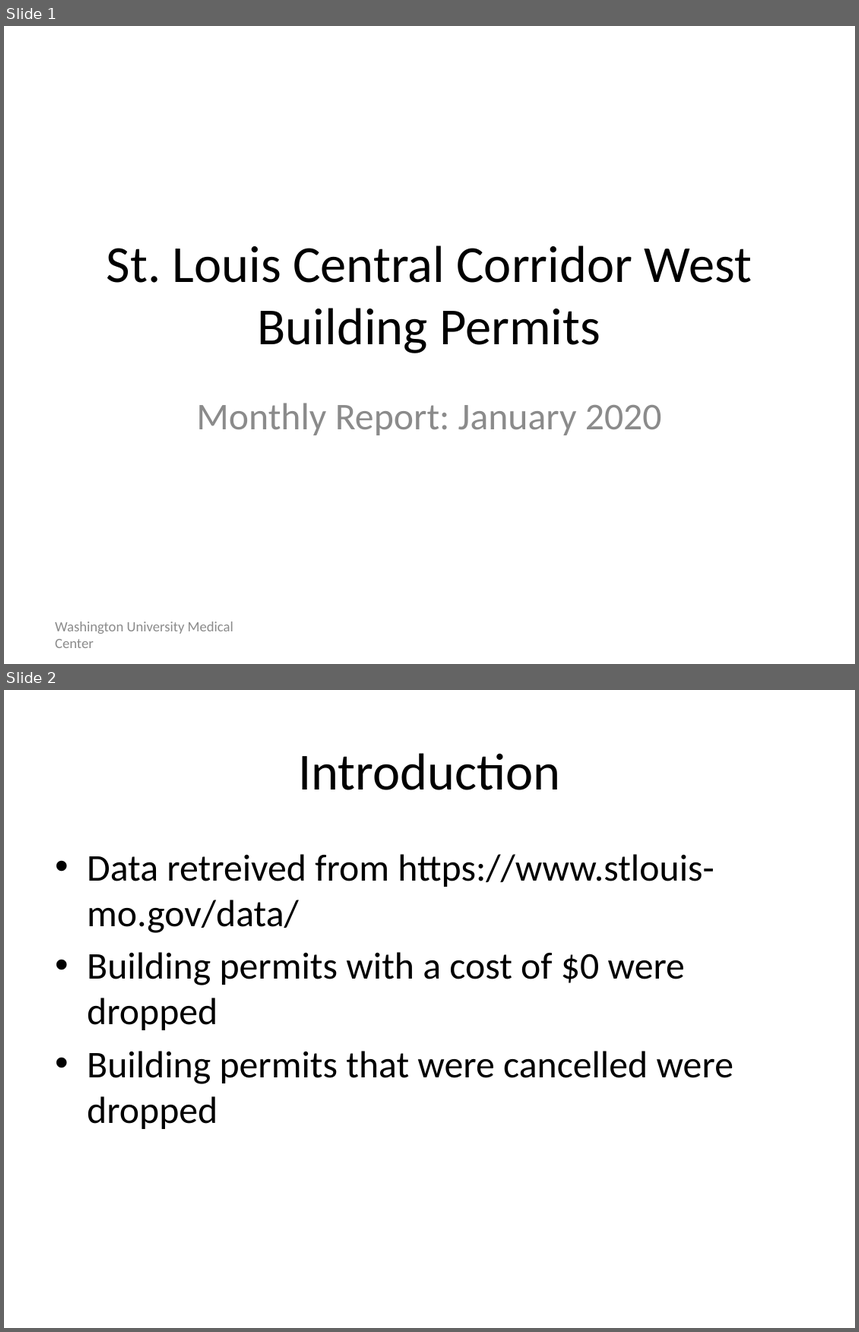
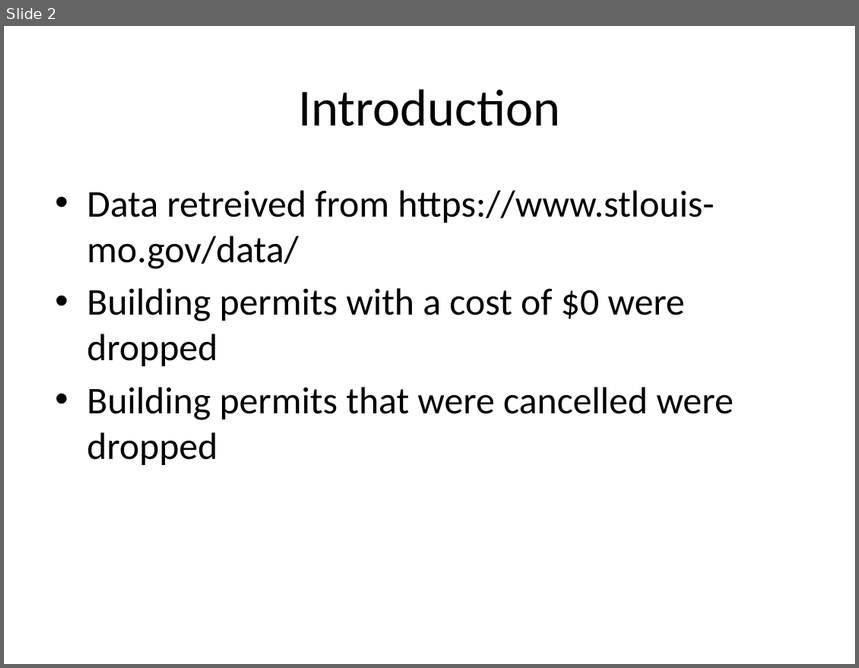
Before and after one commit to wumcrc/stl-building-permits, a slide deck: results/2020/January/finalreport.pptx. Shown one above the other, each under a label of ours: slides 1 and 2 before the commit, slide 2 after it. The pictures are 859x1332 and 859x668 pixels, drawn with LibreOffice and Linux fonts; fonts in the diff are those of the drawing. Boxes give left, top, right and bottom in pixels: in the first picture for what was removed or moved away, otherwise in the second. Text is boxed around its words. In the diff, an @@ line names an element or a change of style, - is before the commit and + after.

```diff
--- a/results/2020/January/finalreport.pptx
+++ b/results/2020/January/finalreport.pptx
@@ slide 1 removed at (4,26,855,664), background #FFFFFF @@
@@ title removed at (107,246,752,354) @@
-St. Louis Central Corridor West Building Permits
@@ subtitle removed at (196,403,662,436) @@
-Monthly Report: January 2020
@@ text removed at (55,622,234,648) @@
-Washington University Medical Center
```
Also in this commit, not shown: 10 slides added, 10 other files.
